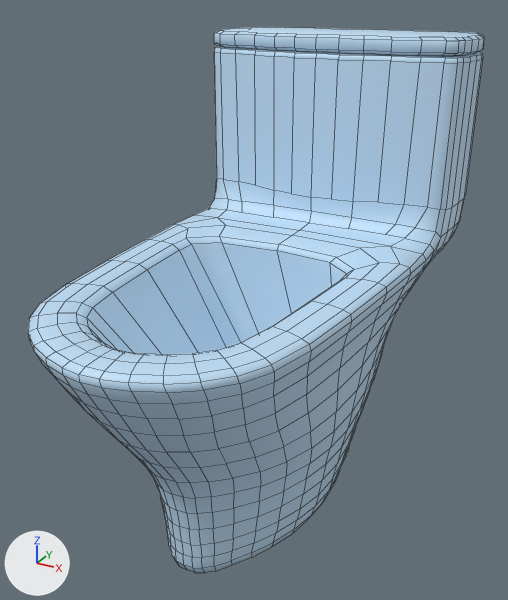
What one commit did to the FBX model Assets/Modelli/Bagno/Oggetti di scena/gabinetto.fbx.
One viewpoint serves both versions: a camera (50 mm lens) standing at (2.29, -1.008, 0.855) and looking at (1.774, -0.07, 0.387). The axes (+X, +Y, +Z) are drawn at lower left. The lights are the same throughout. The older version comes first. Mesh edges are drawn as thin lines.

Script lines for the objects in view, before the commit:
```python
me_circle_002 = bpy.data.meshes.new('Circle.002')
me_circle_002.from_pydata(...)  # 920 vertices, 847 faces; spans x -0.246..0.246, y -0.425..0.424, z 0.0..0.788
me_circle_002.materials.append(mat_pigeon_blue_pastel_swiss_krono_plastic)  # blue #c0dff7
ob_gabinetto = bpy.data.objects.new('gabinetto', me_circle_002)
ob_gabinetto.location = (1.777, -0.064, 0.0)
```
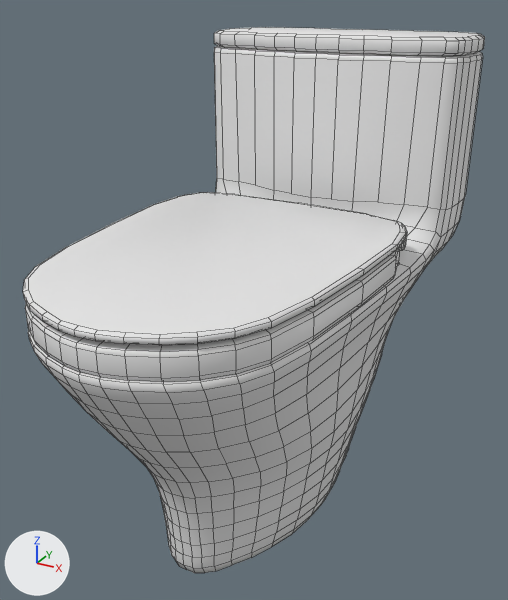
The newer file is also rescaled (x1.401), turned or shifted as a whole; pictures and numbers use the older file's frame.

Diff of the bpy script that builds the scene:
```diff
--- a/Assets/Modelli/Bagno/Oggetti di scena/gabinetto.fbx.py
+++ b/Assets/Modelli/Bagno/Oggetti di scena/gabinetto.fbx.py
@@ mat_material_028 @@
+mat_material_028 = principled_material('Material.028')
+mat_material_028.base_color = (0.8, 0.8, 0.8)  # white #e7e7e7
@@ mat_material_027 @@
+mat_material_027 = principled_material('Material.027')
+mat_material_027.base_color = (0.8, 0.8, 0.8)  # white #e7e7e7
@@ me_circle_002 @@
 # used by ob_gabinetto; location = (1.777, -0.064, 0.0)
-me_circle_002.from_pydata(...)  # 920 vertices, 847 faces; spans x -0.246..0.246, y -0.425..0.424, z 0.0..0.788
+me_circle_002.from_pydata(...)  # 1362 vertices, 1263 faces; spans x -0.246..0.246, y -0.425..0.424, z 0.0..0.788
+# me_circle_002 part 1: a new loose piece of 240 vertices spanning x -0.222..0.222, y -0.425..0.111, z 0.455..0.496, in mat_material_027 (white #e7e7e7)
+# me_circle_002 part 2: a new loose piece of 202 vertices spanning x -0.222..0.222, y -0.425..0.155, z 0.459..0.514, in mat_material_027 (white #e7e7e7)
+# me_circle_002 part 3: 92 faces spanning x -0.24..0.246, y 0.215..0.424, z 0.761..0.788 switch from mat_pigeon_blue_pastel_swiss_krono_plastic (blue #c0dff7) to mat_material_027 (white #e7e7e7)
+# me_circle_002 part 4: 755 faces spanning x -0.246..0.246, y -0.425..0.423, z 0.0..0.758 switch from mat_pigeon_blue_pastel_swiss_krono_plastic (blue #c0dff7) to mat_material_028 (white #e7e7e7)
```

Boxes [x1, y1, x2, y2] around the edits, measured in the pictures (508 x 600 px):
'gabinetto', reshaped: before [28, 27, 485, 573]; after [23, 27, 485, 573]
part 1 of me_circle_002, added: after [25, 246, 400, 382]
part 2 of me_circle_002, added: after [23, 192, 407, 345]
part 3 of me_circle_002, recoloured (blue to white): [214, 27, 485, 56] in both
part 4 of me_circle_002, recoloured (blue to white): [28, 46, 483, 573] in both
